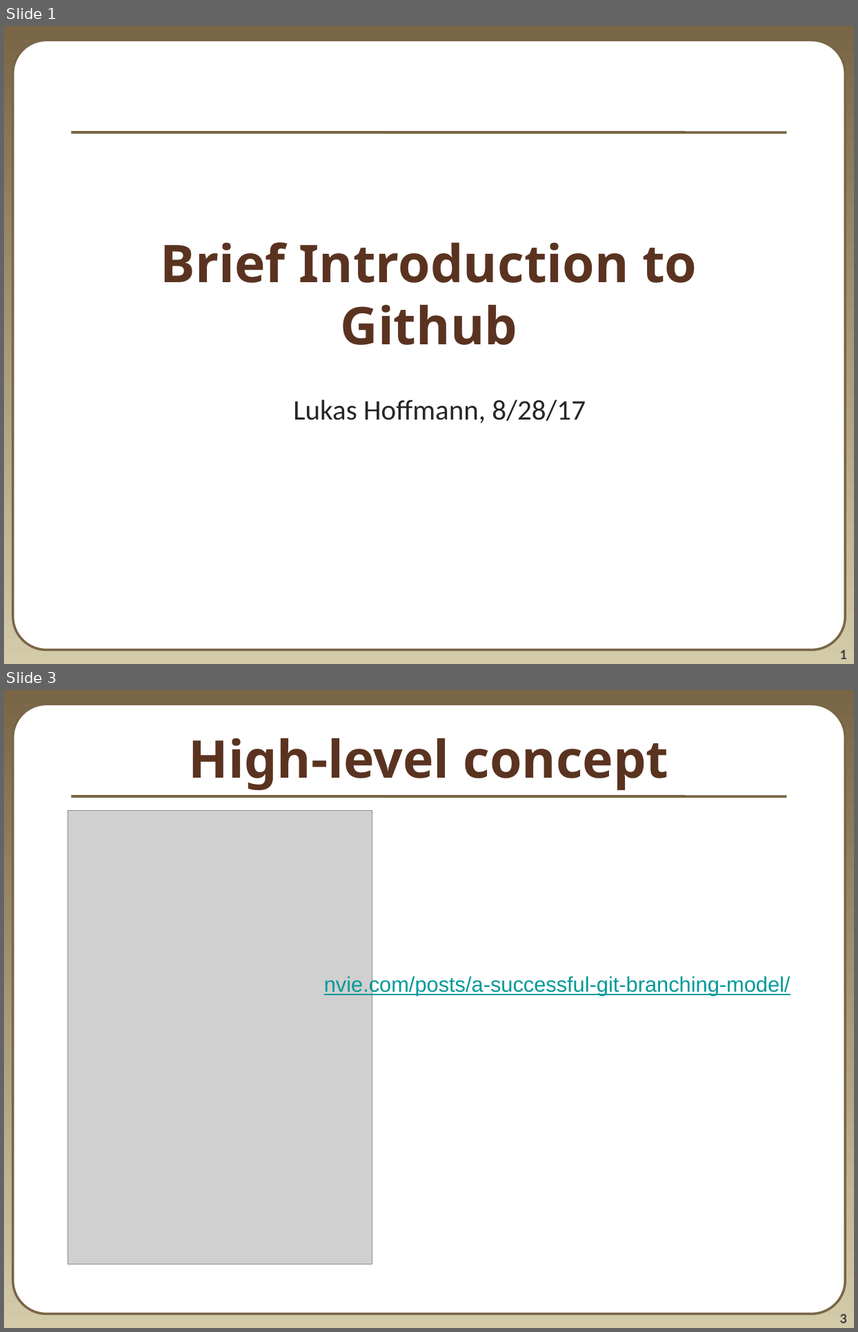
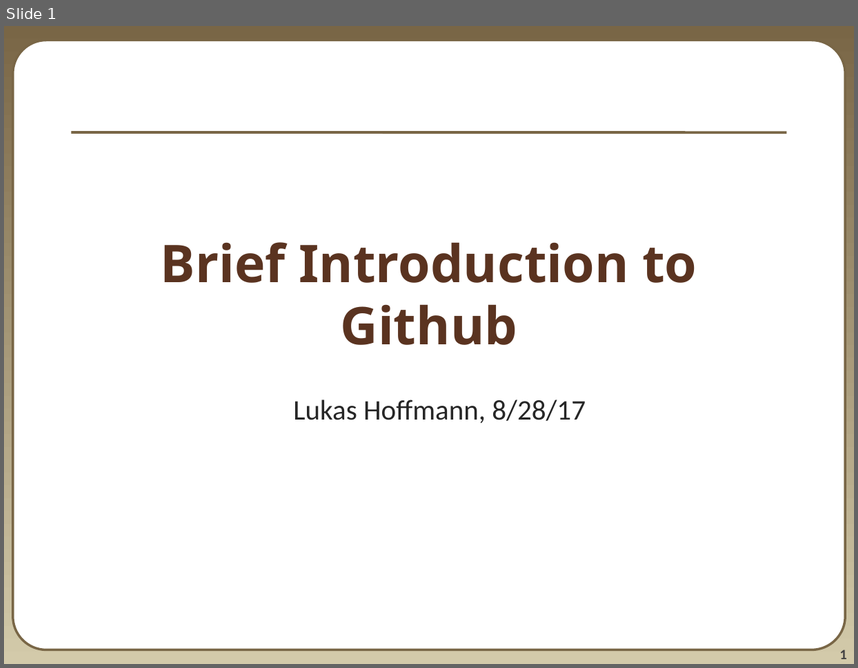
Before and after one commit to lahoffm/github_help, a slide deck: Github introduction Lukas.pptx. Shown one above the other, each under a label of ours: slides 1 and 3 before the commit, slide 1 after it; the slides between them are not shown. The pictures are 858x1332 and 858x668 pixels, drawn with LibreOffice and Linux fonts; fonts in the diff are those of the drawing; grey boxes stand for pictures. Boxes give left, top, right and bottom in pixels: in the first picture for what was removed or moved away, otherwise in the second. Text is boxed around its words. In the diff, an @@ line names an element or a change of style, - is before the commit and + after.

```diff
--- a/Github introduction Lukas.pptx
+++ b/Github introduction Lukas.pptx
@@ slide 3 removed at [4, 690, 854, 1328], background gradient #796646 to #D3CAAA; not listed: 3 template elements that a slide beside it also shows @@
@@ title removed at [189, 738, 668, 790] @@
-High-level concept
@@ picture removed at [67, 811, 372, 1264] @@
@@ text removed at [324, 974, 791, 995] @@
-nvie.com/posts/a-successful-git-branching-model/
```
Also in this commit, not shown: 12 slides changed, 5 slides added, 1 other slide removed, 2 other files.
